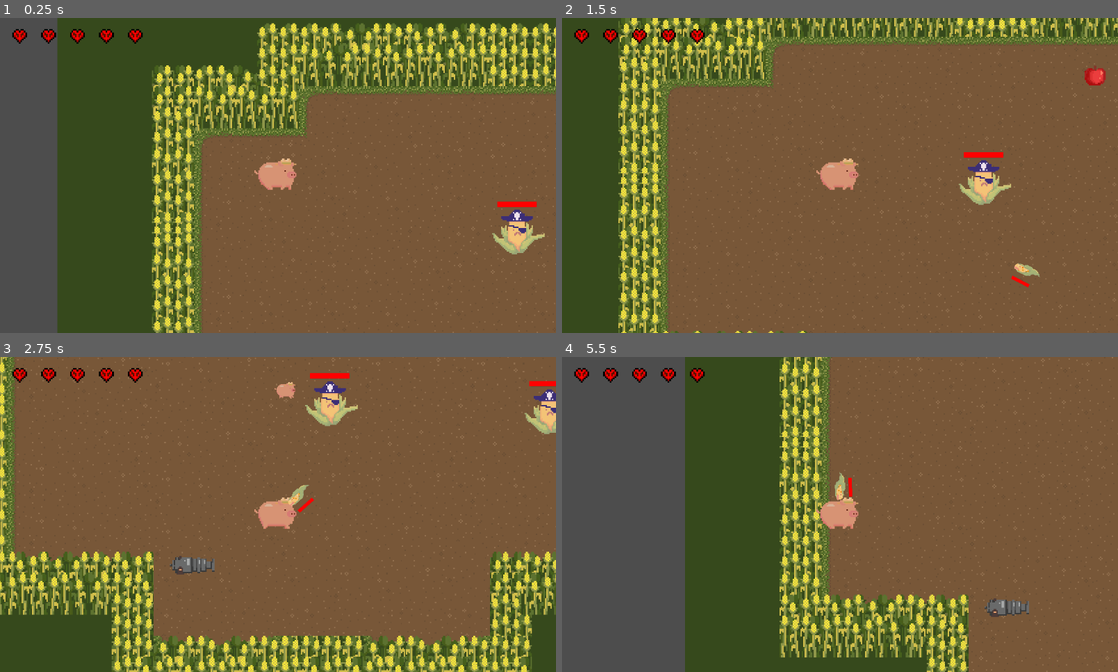
Above: before the commit, frames 1-4 (two rows, left to right).
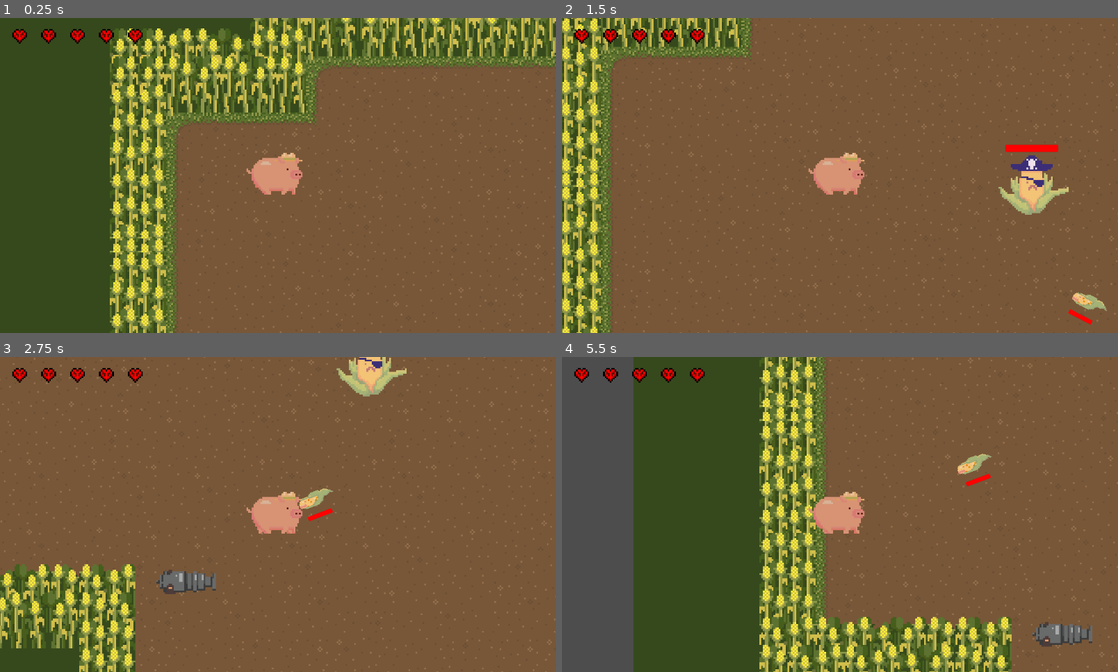
Above: after the commit, the same moments.

Repository: JasonLee4/MaizeRunnerGame
Game: Godot game, scene res://scenes/levels/main_level.tscn
Two runs of this game, one before a commit and one after it. Both use one fixed random seed, a clock stepped at 60 frames per second and the inputs below.
Inputs (mouse positions are in pixels of both pictures, inside the frame that each line leads up to):
- Up to frame 1 (0.25 s): no input
- Up to frame 2 (1.5 s): move the mouse to (962, 159) at 0.52 s; hold D (right) 0.53-1.28 s; hold F (advance_dialogue) 0.53-1.28 s; move the mouse to (728, 191) at 1.27 s; hold S (down) from 1.28 s (still down); tap Space (dash) at 1.35 s
- Up to frame 3 (2.75 s): move the mouse to (333, 445) at 2.02 s; release S (down) at 2.03 s; hold D (right) from 2.03 s (still down); click (333, 445) at 2.1 s
- Up to frame 4 (5.5 s): move the mouse to (812, 577) at 2.77 s; release D (right) at 2.78 s; hold W (up) 2.78-3.53 s; tap F (advance_dialogue) at 2.85 s; move the mouse to (1006, 561) at 3.52 s; hold A (left) 3.53-5.03 s; tap Space (dash) at 3.6 s; move the mouse to (673, 467) at 4.27 s; click (673, 467) at 4.35 s; move the mouse to (867, 514) at 5.02 s; hold S (down) from 5.03 s (still down); hold F (advance_dialogue) from 5.03 s (still down)

The runs differ from the first frame. In frame 1, 37% of the frame differs, in the area x 0-100%, y 0-100%; in frame 2, 29%; in frame 3, 25%; in frame 4, 26%.

Commit message:
roll and shoot update

Diff:
--- a/scenes/characters/cow.gd
+++ b/scenes/characters/cow.gd
@@ -15,3 +15,7 @@
 		if interaction_area.get_overlapping_bodies().size() > 0:
 			print("overlap detected")
 			DialogueManager.start_dialogue(global_position, lines)
+
+
+func _process(delta):
+	$AnimatedSprite2D.play("cowidle")
--- a/scenes/characters/cow.tscn
+++ b/scenes/characters/cow.tscn
@@ -1,13 +1,113 @@
-[gd_scene load_steps=5 format=3 uid="uid://glrhtxg4gl54"]
+[gd_scene load_steps=20 format=3 uid="uid://glrhtxg4gl54"]
 
 [ext_resource type="Texture2D" uid="uid://c6quqmbnl4y3m" path="res://assets/spritesheets/cow.png" id="1_7ur7d"]
 [ext_resource type="Script" path="res://scenes/characters/cow.gd" id="1_s36mx"]
+[ext_resource type="Texture2D" uid="uid://dbyq5782vqtr3" path="res://assets/spritesheets/purplecowmoving.png" id="3_8brvk"]
 
 [sub_resource type="RectangleShape2D" id="RectangleShape2D_cptoj"]
 size = Vector2(66, 22)
 
 [sub_resource type="CapsuleShape2D" id="CapsuleShape2D_chy1d"]
 radius = 9.0
+
+[sub_resource type="AtlasTexture" id="AtlasTexture_7el4j"]
+atlas = ExtResource("3_8brvk")
+region = Rect2(0, 0, 48, 48)
+
+[sub_resource type="AtlasTexture" id="AtlasTexture_b2ib1"]
+atlas = ExtResource("3_8brvk")
+region = Rect2(48, 0, 48, 48)
+
+[sub_resource type="AtlasTexture" id="AtlasTexture_vn7ha"]
+atlas = ExtResource("3_8brvk")
+region = Rect2(96, 0, 48, 48)
+
+[sub_resource type="AtlasTexture" id="AtlasTexture_kiph8"]
+atlas = ExtResource("3_8brvk")
+region = Rect2(144, 0, 48, 48)
+
+[sub_resource type="AtlasTexture" id="AtlasTexture_7gtej"]
+atlas = ExtResource("3_8brvk")
+region = Rect2(192, 0, 48, 48)
+
+[sub_resource type="AtlasTexture" id="AtlasTexture_fr57q"]
+atlas = ExtResource("3_8brvk")
+region = Rect2(240, 0, 48, 48)
+
+[sub_resource type="AtlasTexture" id="AtlasTexture_6uxv8"]
+atlas = ExtResource("3_8brvk")
+region = Rect2(288, 0, 48, 48)
+
+[sub_resource type="AtlasTexture" id="AtlasTexture_aoav7"]
+atlas = ExtResource("3_8brvk")
+region = Rect2(336, 0, 48, 48)
+
+[sub_resource type="AtlasTexture" id="AtlasTexture_gl5dd"]
+atlas = ExtResource("3_8brvk")
+region = Rect2(384, 0, 48, 48)
+
+[sub_resource type="AtlasTexture" id="AtlasTexture_tdao8"]
+atlas = ExtResource("3_8brvk")
+region = Rect2(432, 0, 48, 48)
+
+[sub_resource type="AtlasTexture" id="AtlasTexture_ra2au"]
+atlas = ExtResource("3_8brvk")
+region = Rect2(480, 0, 48, 48)
+
+[sub_resource type="AtlasTexture" id="AtlasTexture_ros40"]
+atlas = ExtResource("3_8brvk")
+region = Rect2(528, 0, 48, 48)
+
+[sub_resource type="AtlasTexture" id="AtlasTexture_6n1h4"]
+atlas = ExtResource("3_8brvk")
+region = Rect2(576, 0, 48, 48)
+
+[sub_resource type="SpriteFrames" id="SpriteFrames_suti5"]
+animations = [{
+"frames": [{
+"duration": 1.0,
+"texture": SubResource("AtlasTexture_7el4j")
+}, {
+"duration": 1.0,
+"texture": SubResource("AtlasTexture_b2ib1")
+}, {
+"duration": 1.0,
+"texture": SubResource("AtlasTexture_vn7ha")
+}, {
+"duration": 1.0,
+"texture": SubResource("AtlasTexture_kiph8")
+}, {
+"duration": 1.0,
+"texture": SubResource("AtlasTexture_7gtej")
+}, {
+"duration": 1.0,
+"texture": SubResource("AtlasTexture_fr57q")
+}, {
+"duration": 1.0,
+"texture": SubResource("AtlasTexture_6uxv8")
+}, {
+"duration": 1.0,
+"texture": SubResource("AtlasTexture_aoav7")
+}, {
+"duration": 1.0,
+"texture": SubResource("AtlasTexture_gl5dd")
+}, {
+"duration": 1.0,
+"texture": SubResource("AtlasTexture_tdao8")
+}, {
+"duration": 1.0,
+"texture": SubResource("AtlasTexture_ra2au")
+}, {
+"duration": 1.0,
+"texture": SubResource("AtlasTexture_ros40")
+}, {
+"duration": 1.0,
+"texture": SubResource("AtlasTexture_6n1h4")
+}],
+"loop": true,
+"name": &"cowidle",
+"speed": 5.0
+}]
 
 [node name="Cow" type="StaticBody2D"]
 collision_layer = 2
@@ -28,6 +128,14 @@
 shape = SubResource("CapsuleShape2D_chy1d")
 
 [node name="Sprite2D" type="Sprite2D" parent="."]
+visible = false
 position = Vector2(-3, -1)
 texture = ExtResource("1_7ur7d")
 flip_h = true
+
+[node name="AnimatedSprite2D" type="AnimatedSprite2D" parent="."]
+position = Vector2(-3, -1)
+sprite_frames = SubResource("SpriteFrames_suti5")
+animation = &"cowidle"
+frame_progress = 0.164514
+flip_h = true
--- a/scenes/characters/pig.tscn
+++ b/scenes/characters/pig.tscn
@@ -1,7 +1,8 @@
-[gd_scene load_steps=12 format=3 uid="uid://cj72oa0j0cfj6"]
+[gd_scene load_steps=14 format=3 uid="uid://cj72oa0j0cfj6"]
 
 [ext_resource type="Script" path="res://scenes/characters/pig.gd" id="1_hx4hr"]
 [ext_resource type="Texture2D" uid="uid://ddkcgxfupj33n" path="res://assets/spritesheets/pigmoving.png" id="3_5iu3b"]
+[ext_resource type="Texture2D" uid="uid://depoalr5gvqrd" path="res://assets/spritesheets/pigrolling.png" id="3_6qboe"]
 [ext_resource type="Script" path="res://scenes/states/Player_State_Machine.gd" id="3_e2ml4"]
 [ext_resource type="Script" path="res://scenes/states/state_moving.gd" id="4_75rr4"]
 [ext_resource type="Script" path="res://scenes/states/state_rolling.gd" id="4_a3gfp"]
@@ -32,10 +33,23 @@
 "update": 1,
 "values": [0]
 }
+tracks/2/type = "value"
+tracks/2/imported = false
+tracks/2/enabled = true
+tracks/2/path = NodePath("Roll:frame")
+tracks/2/interp = 1
+tracks/2/loop_wrap = true
+tracks/2/keys = {
+"times": PackedFloat32Array(0),
+"transitions": PackedFloat32Array(1),
+"update": 1,
+"values": [0]
+}
 
 [sub_resource type="Animation" id="Animation_utpj3"]
 resource_name = "pigwalk"
 length = 0.8
+loop_mode = 1
 tracks/0/type = "value"
 tracks/0/imported = false
 tracks/0/enabled = true
@@ -61,9 +75,26 @@
 "values": [0, 0, 0, 0, 0, 0, 0, 0, 0]
 }
 
+[sub_resource type="Animation" id="Animation_87a35"]
+resource_name = "pigroll"
+length = 0.4
+tracks/0/type = "value"
+tracks/0/imported = false
+tracks/0/enabled = true
+tracks/0/path = NodePath("Roll:frame")
+tracks/0/interp = 1
+tracks/0/loop_wrap = true
+tracks/0/keys = {
+"times": PackedFloat32Array(0, 0.1, 0.2, 0.3, 0.4, 0.8),
+"transitions": PackedFloat32Array(1, 1, 1, 1, 1, 1),
+"update": 1,
+"values": [8, 8, 9, 8, 9, 0]
+}
+
 [sub_resource type="AnimationLibrary" id="AnimationLibrary_07awo"]
 _data = {
 "RESET": SubResource("Animation_kn2r4"),
+"pigroll": SubResource("Animation_87a35"),
 "pigwalk": SubResource("Animation_utpj3")
 }
 
@@ -76,7 +107,7 @@
 [sub_resource type="RectangleShape2D" id="RectangleShape2D_2t8br"]
 
 [node name="Pig" type="CharacterBody2D"]
-collision_mask = 4
+collision_mask = 14
 script = ExtResource("1_hx4hr")
 
 [node name="weapon" type="Node2D" parent="."]
@@ -89,6 +120,10 @@
 texture = ExtResource("3_5iu3b")
 hframes = 8
 
+[node name="Roll" type="Sprite2D" parent="."]
+texture = ExtResource("3_6qboe")
+hframes = 10
+
 [node name="AnimationPlayer" type="AnimationPlayer" parent="."]
 libraries = {
 "": SubResource("AnimationLibrary_07awo")
@@ -99,7 +134,7 @@
 shape = SubResource("CapsuleShape2D_a3r7q")
 
 [node name="Camera2D" type="Camera2D" parent="."]
-zoom = Vector2(3, 3)
+zoom = Vector2(4, 4)
 
 [node name="pig_hitbox" type="Area2D" parent="."]
 
--- a/scenes/items/weapons/cannon.gd
+++ b/scenes/items/weapons/cannon.gd
@@ -4,14 +4,13 @@
 # preload the cannon shell
 # "shoot" command instantiates shell with direction
 
-
 func set_weapon():
 	weaponsprite = "res://assets/spritesheets/headcannon.png"
-#func _physics_process(delta):
-	#if Input.is_action_pressed("interact") and pickup:
-		#equip_weapon()
-		#queue_free()
+	bulletsprite = "res://assets/spritesheets/pigcannonball.png"
+	typepath = "res://scenes/items/weapons/cannon.tscn"
 
 #func equip_weapon():
-		#player.get_node("weapon_sprite").texture = load("res://assets/spritesheets/headcannon.png")
-	#
+	#var cannoninstance = cannon.instantiate()
+	#set_weapon()
+	#player.add_child(cannoninstance)
+	#equipweapon.emit(weaponsprite, bulletsprite)
--- a/scenes/items/weapons/weapon0.gd
+++ b/scenes/items/weapons/weapon0.gd
@@ -4,18 +4,31 @@
 
 var pickup = false
 var player
+var typepath = ""
+
 var weaponsprite = ""
+var bulletsprite = ""
+signal equipweapon(skin, bulletskin)
+
+func _ready():
+	connect("equipweapon", equip_weapon)
 
 func _physics_process(delta):
 	if Input.is_action_pressed("interact") and pickup:
 		set_weapon()
+		#equipweapon.emit(weaponsprite, bulletsprite)
 		equip_weapon()
 		queue_free()
 
 func set_weapon():
 	pass
+
 func equip_weapon():
-	player.get_node("weapon_sprite").texture = load(weaponsprite)
+	#print("weapon equipping")
+	#player.get_node("weapon_sprite").texture = load(weaponsprite)
+	player.equip_weapon(weaponsprite, bulletsprite)
+	pass
+
 
 func _on_area_2d_area_entered(area):
 	print(area.name)
--- a/scenes/projectiles/pigbullet.tscn
+++ b/scenes/projectiles/pigbullet.tscn
@@ -1,7 +1,7 @@
 [gd_scene load_steps=4 format=3 uid="uid://cpto2l2cldhfa"]
 
 [ext_resource type="Script" path="res://scenes/projectiles/pigbullet.gd" id="1_0067b"]
-[ext_resource type="Texture2D" uid="uid://brsp0i4ocxk73" path="res://assets/spritesheets/pigwithhat.png" id="2_33iyh"]
+[ext_resource type="Texture2D" uid="uid://64q1k3cxok2a" path="res://assets/spritesheets/pigcannonball.png" id="2_yr731"]
 
 [sub_resource type="CircleShape2D" id="CircleShape2D_yt7yq"]
 radius = 8.0
@@ -12,15 +12,15 @@
 script = ExtResource("1_0067b")
 speed = 150
 
-[node name="Sprite2D" type="Sprite2D" parent="."]
-scale = Vector2(0.5, 0.5)
-texture = ExtResource("2_33iyh")
-
 [node name="VisibleOnScreenNotifier2D" type="VisibleOnScreenNotifier2D" parent="."]
 
 [node name="CollisionShape2D" type="CollisionShape2D" parent="."]
 shape = SubResource("CircleShape2D_yt7yq")
 
+[node name="Sprite2D" type="Sprite2D" parent="."]
+position = Vector2(1, 2)
+texture = ExtResource("2_yr731")
+
 [connection signal="area_entered" from="." to="." method="_on_area_entered"]
 [connection signal="body_entered" from="." to="." method="_on_body_entered"]
 [connection signal="screen_exited" from="VisibleOnScreenNotifier2D" to="." method="_on_visible_on_screen_notifier_2d_screen_exited"]
--- a/scenes/states/PlayerState.gd
+++ b/scenes/states/PlayerState.gd
@@ -3,6 +3,7 @@
 
 
 @onready var machine = get_parent() # the parent state machine manager
+
 @onready var player = machine.get_parent()
 
 # runs whenever this state is entered
--- a/scenes/states/Player_State_Machine.gd
+++ b/scenes/states/Player_State_Machine.gd
@@ -25,7 +25,6 @@
 
 	# get all possible states
 	for child in get_children():
-		print("state child : " + child.name)
 		possible_states.append(child.get_name())
 
 	# start initial state
--- a/scenes/states/state_rolling.gd
+++ b/scenes/states/state_rolling.gd
@@ -5,6 +5,7 @@
 @export var roll_time = 0.35
 @export var invincble_time = 0.45
 
+@onready var animation_player :AnimationPlayer = get_parent().get_parent().get_node("AnimationPlayer")
 
 #@onready var face: AnimatedSprite = player.get_node("Sprite/Face")
 var next_state
@@ -15,7 +16,6 @@
 func _enter(args := [Vector2.ZERO]):
 	# play sound
 	#Sound.play_sfx(roll_sfx)
-
 	# set invincibility
 	player.set_invincible(invincble_time)
 
@@ -23,9 +23,8 @@
 	move = args[0]
 	$RollTime.wait_time = roll_time
 	$RollTime.start()
-
 	#face.playing = true
-
+	animation_player.play("pigroll")
 	# reroll player weapon
 	next_state = "state_moving"
 
Binary file added: assets/spritesheets/pigcannonball.png
Not shown, added: assets/spritesheets/pigcannonball.png.import
Binary file added: assets/spritesheets/pigrolling.png
Not shown, added: assets/spritesheets/pigrolling.png.import
Binary file added: assets/spritesheets/purplecowmoving.png
Not shown, added: assets/spritesheets/purplecowmoving.png.import
